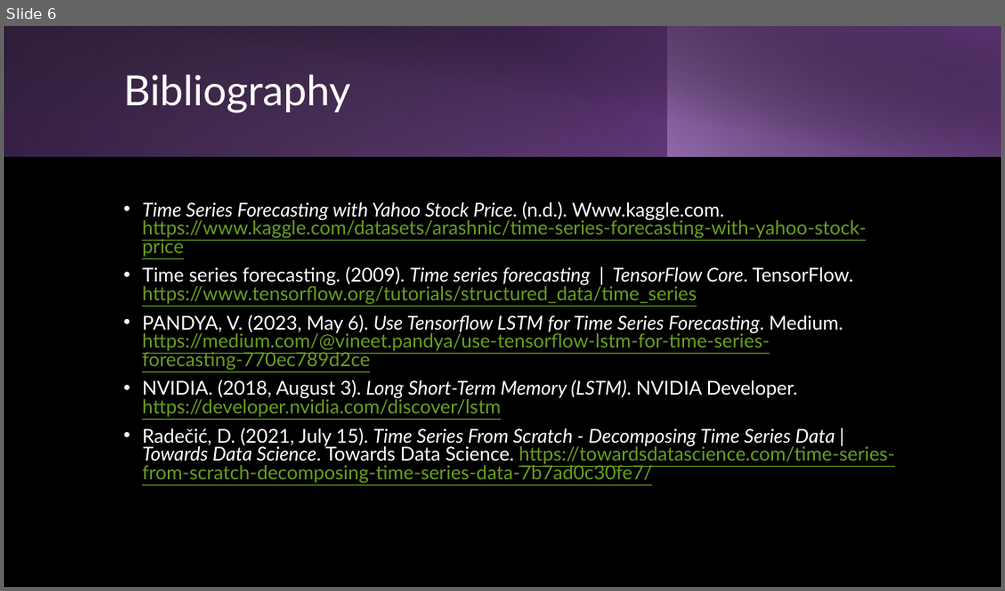
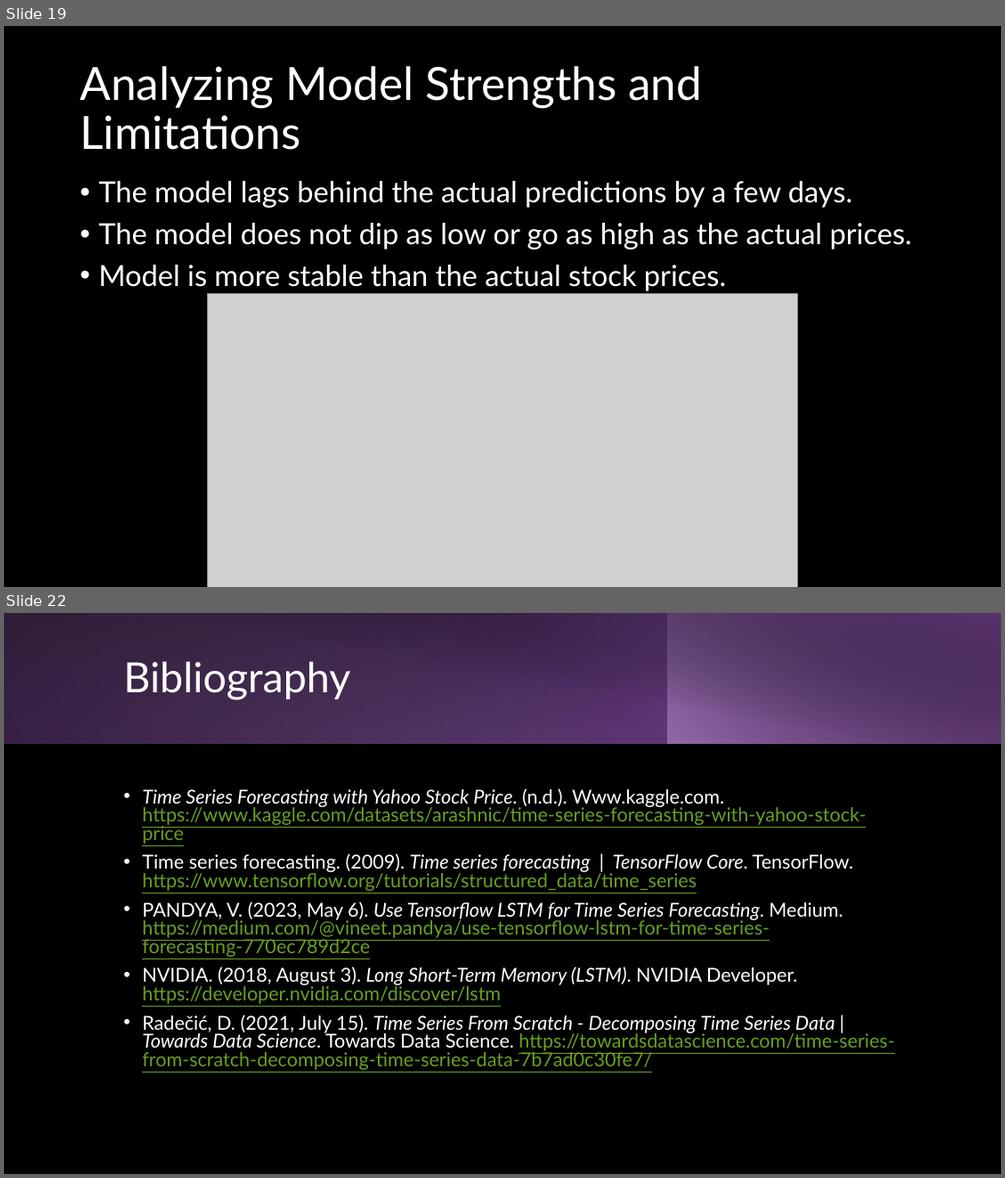
Before and after one commit to jeffmoe/CST_605_Week3, a slide deck: Week3.pptx. Shown one above the other, each under a label of ours: slide 6 before the commit, slides 19 and 22 after it; the slides between them are not shown. The pictures are 1005x591 and 1005x1178 pixels, drawn with LibreOffice and Linux fonts; fonts in the diff are those of the drawing; grey boxes stand for pictures. Boxes give left, top, right and bottom in pixels: in the first picture for what was removed or moved away, otherwise in the second. Text is boxed around its words. In the diff, an @@ line names an element or a change of style, - is before the commit and + after.

```diff
--- a/Week3.pptx
+++ b/Week3.pptx
@@ slide 19 added at [4, 26, 1001, 587], background #000000 @@
@@ title added at [80, 66, 702, 150], 44 pt, text #FFFFFF @@
+Analyzing Model Strengths and Limitations
@@ text added at [98, 181, 912, 291], 28 pt, text #FFFFFF @@
+• The model lags behind the actual predictions by a few days.
+• The model does not dip as low or go as high as the actual prices.
+• Model is more stable than the actual stock prices.
@@ picture added at [208, 294, 798, 587] @@
@@ what was slide 6 is now slide 22 @@
```
Also in this commit, not shown: 1 slide changed, 16 other slides added, 1 slide removed, 2 other files.
